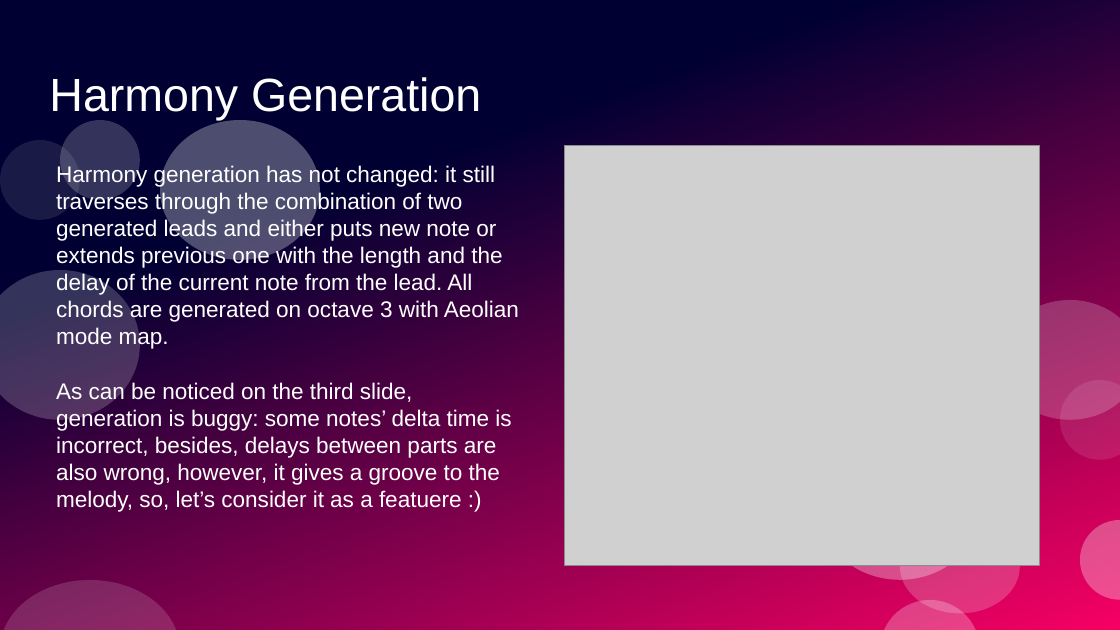
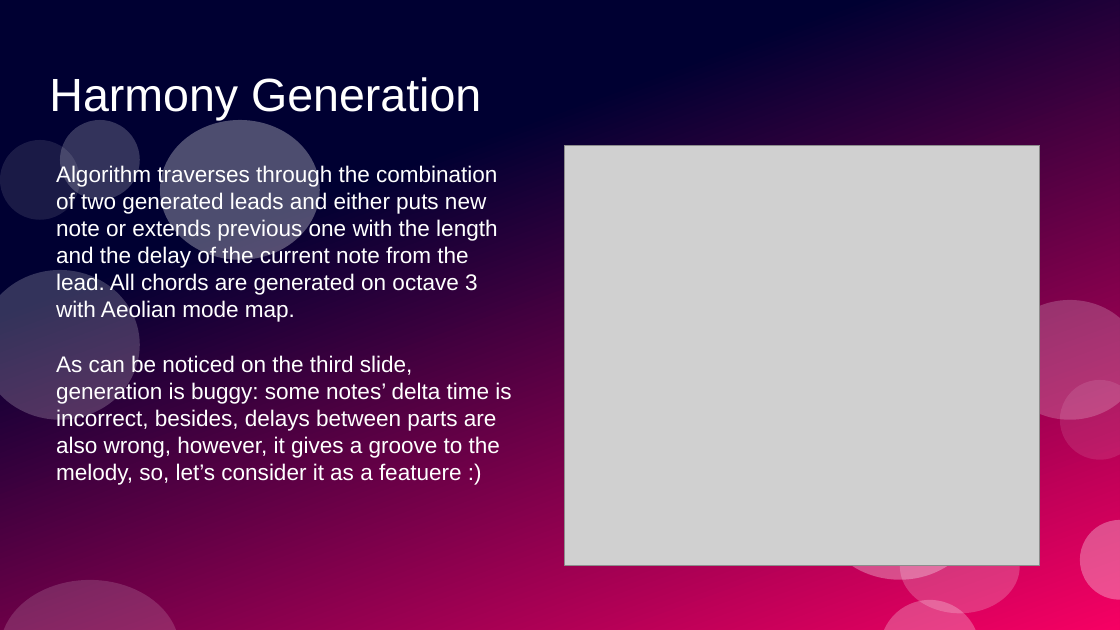
Before and after one commit to dinaraparanid/music_generator, a slide deck: slide 8 of IMG2.pptx. Drawn at 1120x630 pixels with LibreOffice and Linux fonts; fonts in the diff are those of the drawing; grey boxes stand for pictures. Boxes give left, top, right and bottom in pixels: in the first picture for what was removed or moved away, otherwise in the second. Text is boxed around its words. In the diff, an @@ line names an element or a change of style, - is before the commit and + after.

```diff
--- a/IMG2.pptx
+++ b/IMG2.pptx
@@ subtitle at (x1=56, y1=164, x2=511, y2=485): text changed @@
-Harmony generation has not changed: it still traverses through the combination of two generated leads and either puts new note or extends previous one with the length and the delay of the current note from the lead. All chords are generated on octave 3 with Aeolian mode map.
-As can be noticed on the third slide, generation is buggy: some notes’ delta time is incorrect, besides, delays between parts are also wrong, however, it gives a groove to the melody, so, let’s consider it as a featuere :)
+Algorithm traverses through the combination of two generated leads and either puts new note or extends previous one with the length and the delay of the current note from the lead. All chords are generated on octave 3 with Aeolian mode map.
+As can be noticed on the third slide, generation is buggy: some notes’ delta time is incorrect, besides, delays between parts are also wrong, however, it gives a groove to the melody, so, let’s consider it as a featuere :)
```
Also in this commit, not shown: 1 other slide changed, 3 other files.
